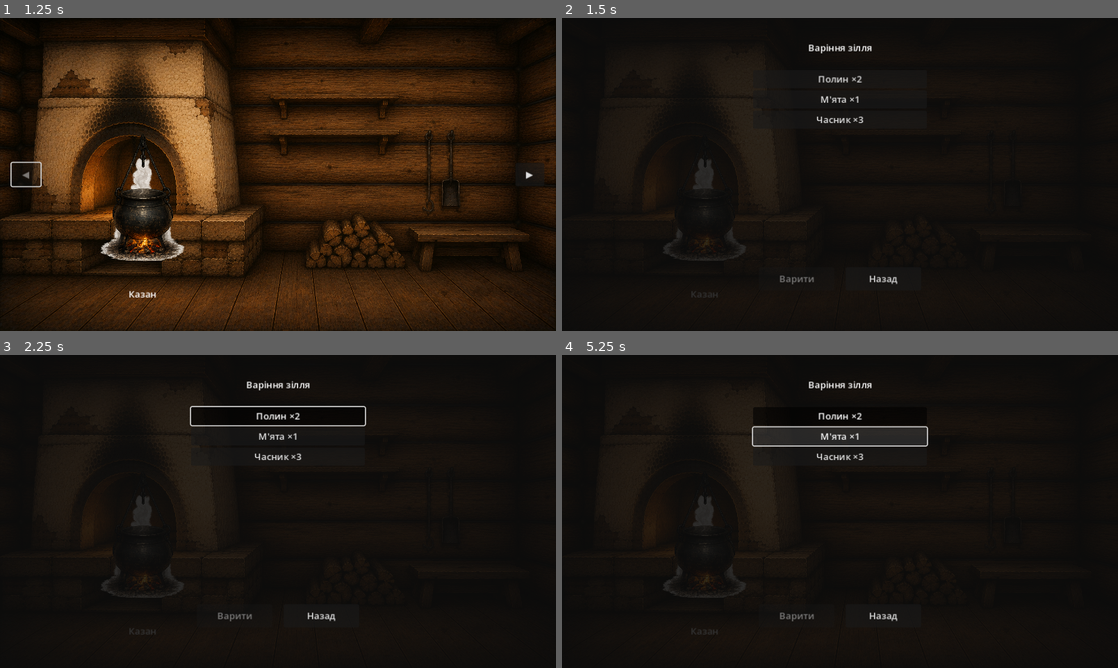
Above: before the commit, frames 1-4 (two rows, left to right).
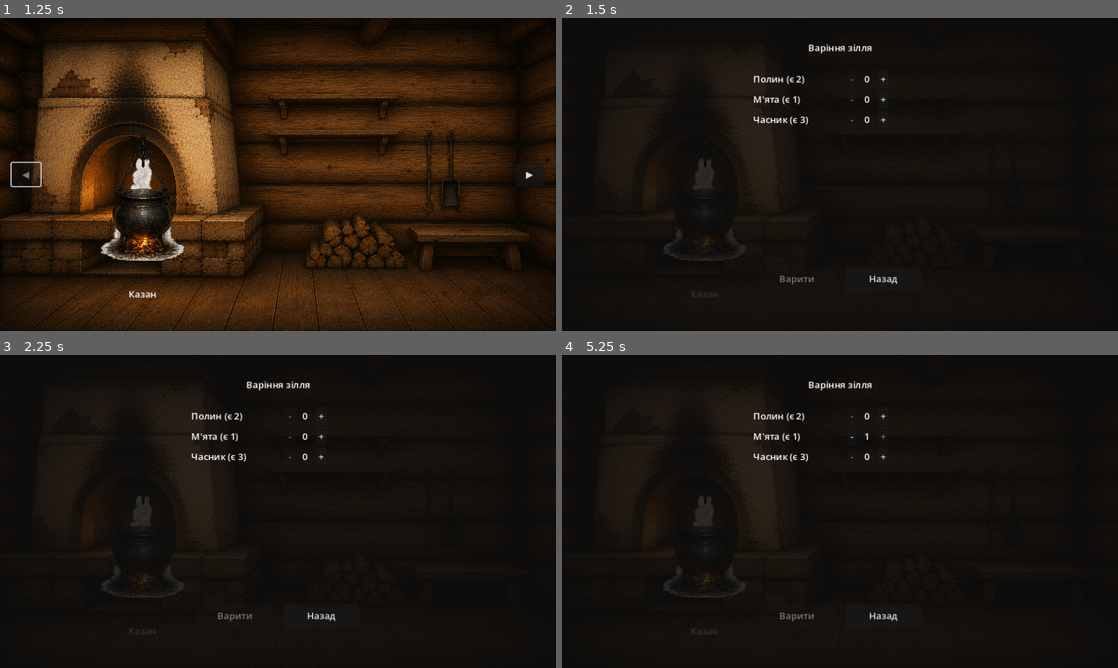
Above: after the commit, the same moments.

Repository: zav1K/molfar
Game: Godot game, scene res://scenes/Hut.tscn
The game is run twice, just before and just after one commit, with the same random seed, the same clock (stepped at 60 frames per second) and the same inputs.
Inputs (mouse positions are in pixels of both pictures, inside the frame that each line leads up to):
- Up to frame 1 (1.25 s): click "◀" at 0.5 s
- Up to frame 2 (1.5 s): drag from (706, 196) to (895, 105) at 1.27 s
- Up to frame 3 (2.25 s): click (278, 417) at 2 s, where only the run before the commit has a clickable "Полин ×2"
- Up to frame 4 (5.25 s): click (884, 417) at 2.75 s, where only the run after the commit has a clickable "+"; click (851, 417) at 3.5 s, where only the run after the commit has a clickable "-"; click (840, 436) at 4.25 s, where only the run before the commit has a clickable "М'ята ×1"; click (884, 436) at 5 s, where only the run after the commit has a clickable "+"

Frame 1 is identical in both runs. In frame 2, 0.7% of the frame differs, in the area x 34-59%, y 18-35%; in frame 3, 1.0%; in frame 4, 2.4%, in the area x 34-66%, y 18-35%.

Commit message:
Add real recipe matching: exact combos, distinct results
Recipe/RecipeDatabase mirror the Ingredient/Potion pattern — exact
ingredient multisets (id -> required count) map to a specific potion,
matched exactly (wrong combo = no match, not a fallback). Seeded two
test recipes per your spec: 3x garlic -> Червоне зілля, 2x wormwood +
1x mint -> Зелене зілля. Replaces the old single generic simple_potion.

BrewingUI now lets you pick a *count* per ingredient (+/- stepper, up
to what you hold and the 2-3 total cap) instead of a plain toggle,
since "3 garlic" needs quantity, not just inclusion. A combination that
doesn't match anything known shows a message and consumes nothing, so
experimenting doesn't cost ingredients — only a confirmed recipe does.

PotionShelfSlot no longer tracks one hardcoded potion_id; it lists
every potion currently held, since there can be more than one now.

Diff:
--- /dev/null
+++ b/data/potions/green_potion.tres
@@ -0,0 +1,9 @@
+[gd_resource type="Resource" script_class="Potion" load_steps=2 format=3]
+
+[ext_resource type="Script" path="res://scripts/resources/potion.gd" id="1"]
+
+[resource]
+script = ExtResource("1")
+id = &"green_potion"
+display_name = "Зелене зілля"
+description = "Трав'яний відвар полину й м'яти — гіркувато-свіжого духу."
--- /dev/null
+++ b/data/potions/red_potion.tres
@@ -0,0 +1,9 @@
+[gd_resource type="Resource" script_class="Potion" load_steps=2 format=3]
+
+[ext_resource type="Script" path="res://scripts/resources/potion.gd" id="1"]
+
+[resource]
+script = ExtResource("1")
+id = &"red_potion"
+display_name = "Червоне зілля"
+description = "Насичений, гострий відвар із трьох головок часнику."
--- a/data/potions/simple_potion.tres
+++ /dev/null
@@ -1,9 +0,0 @@
-[gd_resource type="Resource" script_class="Potion" load_steps=2 format=3]
-
-[ext_resource type="Script" path="res://scripts/resources/potion.gd" id="1"]
-
-[resource]
-script = ExtResource("1")
-id = &"simple_potion"
-display_name = "Настоянка"
-description = "Просте зілля з кількох трав — перше, що вдалось зварити. Ефект поки не визначено."
--- /dev/null
+++ b/data/recipes/green_potion.tres
@@ -0,0 +1,11 @@
+[gd_resource type="Resource" script_class="Recipe" load_steps=2 format=3]
+
+[ext_resource type="Script" path="res://scripts/resources/recipe.gd" id="1"]
+
+[resource]
+script = ExtResource("1")
+ingredients = {
+&"wormwood": 2,
+&"mint": 1
+}
+result_potion_id = &"green_potion"
--- /dev/null
+++ b/data/recipes/red_potion.tres
@@ -0,0 +1,10 @@
+[gd_resource type="Resource" script_class="Recipe" load_steps=2 format=3]
+
+[ext_resource type="Script" path="res://scripts/resources/recipe.gd" id="1"]
+
+[resource]
+script = ExtResource("1")
+ingredients = {
+&"garlic": 3
+}
+result_potion_id = &"red_potion"
--- a/project.godot
+++ b/project.godot
@@ -32,6 +32,7 @@
 PlayerInventory="*res://scripts/autoload/player_inventory.gd"
 WardRack="*res://scripts/autoload/ward_rack.gd"
 PotionDatabase="*res://scripts/autoload/potion_database.gd"
+RecipeDatabase="*res://scripts/autoload/recipe_database.gd"
 
 [rendering]
 
--- a/scenes/Hut.tscn
+++ b/scenes/Hut.tscn
@@ -90,17 +90,16 @@
 offset_left = 520.0
 offset_top = 90.0
 offset_right = 660.0
-offset_bottom = 130.0
+offset_bottom = 160.0
 script = ExtResource("14")
-potion_id = &"simple_potion"
 
 [node name="Label" type="Label" parent="PanelLeft/PotionShelf"]
 mouse_filter = 2
 offset_right = 140.0
-offset_bottom = 40.0
+offset_bottom = 70.0
 horizontal_alignment = 1
 autowrap_mode = 2
-text = "Настоянка ×0"
+text = ""
 
 [node name="PanelCenter" type="Node2D" parent="."]
 position = Vector2(960, 0)
--- /dev/null
+++ b/scripts/autoload/recipe_database.gd
@@ -0,0 +1,41 @@
+extends Node
+## Autoload. Loads every Recipe resource from data/recipes/ and matches a
+## player's ingredient selection against them by exact multiset.
+
+const RECIPES_DIR := "res://data/recipes/"
+
+var _recipes: Array[Recipe] = []
+
+func _ready() -> void:
+	_load_all()
+
+func _load_all() -> void:
+	var dir := DirAccess.open(RECIPES_DIR)
+	if dir == null:
+		push_warning("RecipeDatabase: cannot open %s" % RECIPES_DIR)
+		return
+	dir.list_dir_begin()
+	var file_name := dir.get_next()
+	while file_name != "":
+		if not dir.current_is_dir() and file_name.ends_with(".tres"):
+			var res := load(RECIPES_DIR + file_name)
+			if res is Recipe:
+				_recipes.append(res)
+		file_name = dir.get_next()
+	dir.list_dir_end()
+
+## selection: Dictionary of ingredient_id (StringName) -> count (int).
+## Returns null if nothing matches exactly.
+func find_recipe(selection: Dictionary) -> Recipe:
+	for recipe in _recipes:
+		if _matches(recipe.ingredients, selection):
+			return recipe
+	return null
+
+func _matches(required: Dictionary, selection: Dictionary) -> bool:
+	if required.size() != selection.size():
+		return false
+	for ingredient_id in required:
+		if selection.get(ingredient_id, 0) != required[ingredient_id]:
+			return false
+	return true
--- a/scripts/brewing_ui.gd
+++ b/scripts/brewing_ui.gd
@@ -1,13 +1,12 @@
 class_name BrewingUI
 extends CanvasLayer
-## Minimal brewing interface: pick 2-3 ingredients you currently hold and
-## brew them into a single placeholder potion. No tactile Potion-Craft-style
-## mechanic and no branching recipe table yet — any valid selection
-## produces the same test result. Both land later.
+## Minimal brewing interface: pick how many of each ingredient you currently
+## hold (2-3 total), brew, and get whatever RecipeDatabase says that exact
+## combination makes — or nothing, if it doesn't match a known recipe. No
+## tactile Potion-Craft-style mechanic yet, that's separate future work.
 
 const MIN_INGREDIENTS := 2
 const MAX_INGREDIENTS := 3
-const RESULT_POTION_ID := &"simple_potion"
 
 signal closed
 
@@ -16,7 +15,7 @@
 @onready var back_button: Button = $Panel/BackButton
 @onready var status_label: Label = $Panel/StatusLabel
 
-var _selected: Array[StringName] = []
+var _selected: Dictionary = {} # StringName -> int
 
 func _ready() -> void:
 	visible = false
@@ -33,38 +32,71 @@
 	for child in ingredient_list.get_children():
 		child.queue_free()
 	for ingredient in IngredientDatabase.get_all():
-		var count := PlayerInventory.get_count(ingredient.id)
-		if count <= 0:
+		var held := PlayerInventory.get_count(ingredient.id)
+		if held <= 0:
 			continue
-		var button := Button.new()
-		button.toggle_mode = true
-		button.text = "%s ×%d" % [ingredient.display_name, count]
-		button.button_pressed = ingredient.id in _selected
-		button.toggled.connect(_on_ingredient_toggled.bind(ingredient.id))
-		ingredient_list.add_child(button)
+		ingredient_list.add_child(_build_ingredient_row(ingredient, held))
 	_update_brew_button()
 
-func _on_ingredient_toggled(pressed: bool, ingredient_id: StringName) -> void:
-	if pressed:
-		if _selected.size() >= MAX_INGREDIENTS:
-			# Reject the pick past the cap and resync button states instead
-			# of leaving this one visually pressed with nothing behind it.
-			_rebuild_ingredient_list()
-			return
-		_selected.append(ingredient_id)
+func _build_ingredient_row(ingredient: Ingredient, held: int) -> HBoxContainer:
+	var picked: int = _selected.get(ingredient.id, 0)
+
+	var row := HBoxContainer.new()
+
+	var name_label := Label.new()
+	name_label.custom_minimum_size.x = 160
+	name_label.text = "%s (є %d)" % [ingredient.display_name, held]
+	row.add_child(name_label)
+
+	var minus_button := Button.new()
+	minus_button.text = "-"
+	minus_button.disabled = picked <= 0
+	minus_button.pressed.connect(_on_count_changed.bind(ingredient.id, -1))
+	row.add_child(minus_button)
+
+	var count_label := Label.new()
+	count_label.custom_minimum_size.x = 30
+	count_label.horizontal_alignment = HORIZONTAL_ALIGNMENT_CENTER
+	count_label.text = str(picked)
+	row.add_child(count_label)
+
+	var plus_button := Button.new()
+	plus_button.text = "+"
+	plus_button.disabled = picked >= held or _total_selected() >= MAX_INGREDIENTS
+	plus_button.pressed.connect(_on_count_changed.bind(ingredient.id, 1))
+	row.add_child(plus_button)
+
+	return row
+
+func _on_count_changed(ingredient_id: StringName, delta: int) -> void:
+	var held := PlayerInventory.get_count(ingredient_id)
+	var new_count: int = clampi(int(_selected.get(ingredient_id, 0)) + delta, 0, held)
+	if new_count == 0:
+		_selected.erase(ingredient_id)
 	else:
-		_selected.erase(ingredient_id)
-	_update_brew_button()
+		_selected[ingredient_id] = new_count
+	_rebuild_ingredient_list()
+
+func _total_selected() -> int:
+	var total := 0
+	for count in _selected.values():
+		total += count
+	return total
 
 func _update_brew_button() -> void:
-	brew_button.disabled = _selected.size() < MIN_INGREDIENTS or _selected.size() > MAX_INGREDIENTS
+	var total := _total_selected()
+	brew_button.disabled = total < MIN_INGREDIENTS or total > MAX_INGREDIENTS
 
 func _on_brew_pressed() -> void:
+	var recipe := RecipeDatabase.find_recipe(_selected)
+	if recipe == null:
+		status_label.text = "Невідома комбінація — спробуй інше поєднання."
+		return
 	for ingredient_id in _selected:
-		PlayerInventory.remove(ingredient_id)
-	PlayerInventory.add(RESULT_POTION_ID)
-	var potion := PotionDatabase.get_potion(RESULT_POTION_ID)
-	status_label.text = "Готово: %s" % (potion.display_name if potion else String(RESULT_POTION_ID))
+		PlayerInventory.remove(ingredient_id, _selected[ingredient_id])
+	PlayerInventory.add(recipe.result_potion_id)
+	var potion := PotionDatabase.get_potion(recipe.result_potion_id)
+	status_label.text = "Готово: %s" % (potion.display_name if potion else String(recipe.result_potion_id))
 	_selected.clear()
 	_rebuild_ingredient_list()
 
--- a/scripts/potion_shelf_slot.gd
+++ b/scripts/potion_shelf_slot.gd
@@ -1,10 +1,8 @@
 extends Control
-## Shows a brewed potion sitting on the shelf beside the cauldron, mirroring
+## Shows brewed potions sitting on the shelf beside the cauldron, mirroring
 ## PlayerInventory the same way beam_bundle.gd mirrors it for drying herbs.
-## No potion art exists yet, so this is a text label instead of an icon —
-## swap in a TextureRect once Potion.icon is set.
-
-@export var potion_id: StringName
+## Lists every potion currently held — no potion art exists yet, so this is
+## a text summary instead of icons.
 
 @onready var label: Label = $Label
 
@@ -13,11 +11,14 @@
 	_refresh()
 
 func _on_inventory_changed(changed_id: StringName) -> void:
-	if changed_id == potion_id:
+	if PotionDatabase.get_potion(changed_id) != null:
 		_refresh()
 
 func _refresh() -> void:
-	var count := PlayerInventory.get_count(potion_id)
-	visible = count > 0
-	var potion := PotionDatabase.get_potion(potion_id)
-	label.text = "%s ×%d" % [potion.display_name if potion else String(potion_id), count]
+	var lines: Array[String] = []
+	for potion in PotionDatabase.get_all():
+		var count := PlayerInventory.get_count(potion.id)
+		if count > 0:
+			lines.append("%s ×%d" % [potion.display_name, count])
+	visible = not lines.is_empty()
+	label.text = "\n".join(lines)
--- /dev/null
+++ b/scripts/resources/recipe.gd
@@ -0,0 +1,10 @@
+class_name Recipe
+extends Resource
+## A brewing recipe: an exact ingredient multiset maps to one potion.
+## Matching is exact — {"garlic": 3} only matches selecting exactly 3
+## garlic and nothing else. No partial/fuzzy matching yet.
+
+## Ingredient id (StringName key) -> required count (int value), e.g.
+## {&"garlic": 3}.
+@export var ingredients: Dictionary = {}
+@export var result_potion_id: StringName
